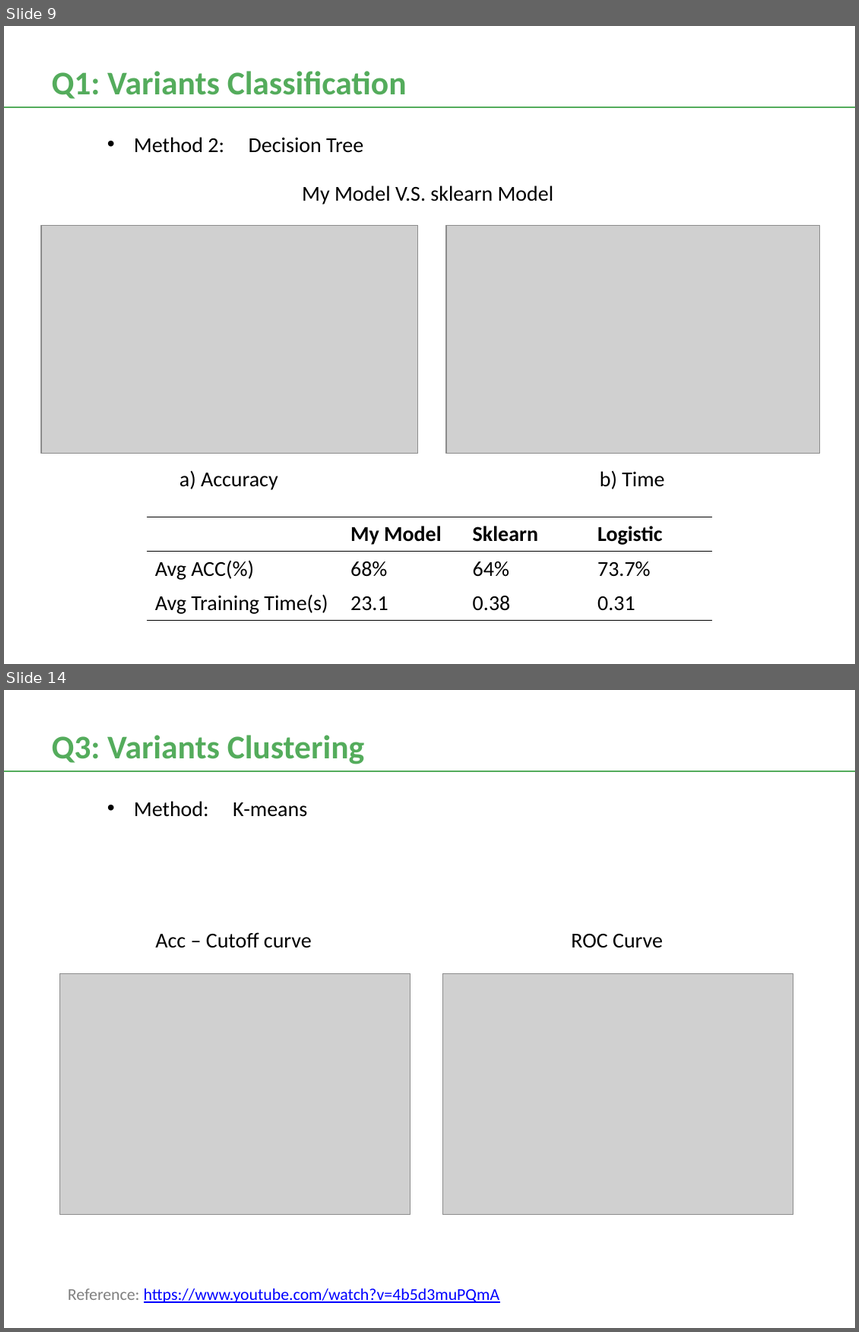
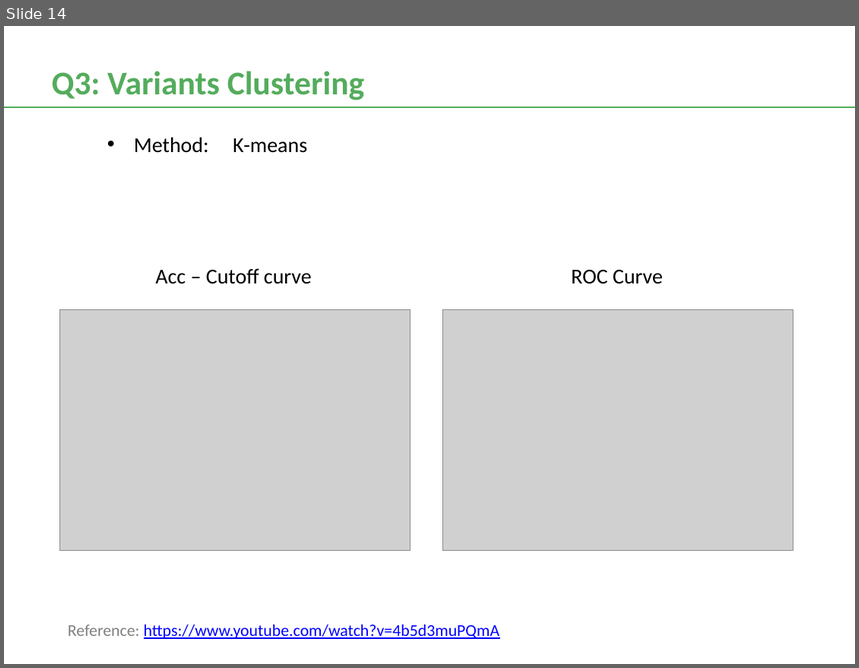
Before and after one commit to frostace/BinaryClassification, a slide deck: DataSciencePres.pptx. Shown one above the other, each under a label of ours: slides 9 and 14 before the commit, slide 14 after it; the slides between them are not shown. The pictures are 859x1332 and 859x668 pixels, drawn with LibreOffice and Linux fonts; fonts in the diff are those of the drawing; grey boxes stand for pictures. Boxes give left, top, right and bottom in pixels: in the first picture for what was removed or moved away, otherwise in the second. Text is boxed around its words. In the diff, an @@ line names an element or a change of style, - is before the commit and + after.

```diff
--- a/DataSciencePres.pptx
+++ b/DataSciencePres.pptx
@@ slide 9 removed at [4, 26, 855, 664], background #FFFFFF @@
@@ text removed at [52, 71, 407, 99] @@
-Q1: Variants Classification
@@ line removed from (4, 107) to (855, 107) @@
@@ text removed at [134, 137, 363, 153] @@
-• Method 2: Decision Tree
@@ text removed at [302, 186, 554, 205] @@
-My Model V.S. sklearn Model
@@ picture removed at [41, 225, 418, 453] @@
@@ picture removed at [446, 225, 820, 453] @@
@@ text removed at [180, 471, 278, 490] @@
-a) Accuracy
@@ text removed at [600, 471, 664, 490] @@
-b) Time
@@ table removed at [147, 517, 713, 621], 3 rows, 4 columns @@
- | My Model | Sklearn | Logistic
-Avg ACC(%) | 68% | 64% | 73.7%
-Avg Training Time(s) | 23.1 | 0.38 | 0.31
```
Also in this commit, not shown: 6 slides changed, 1 slide added, 19 other files.
